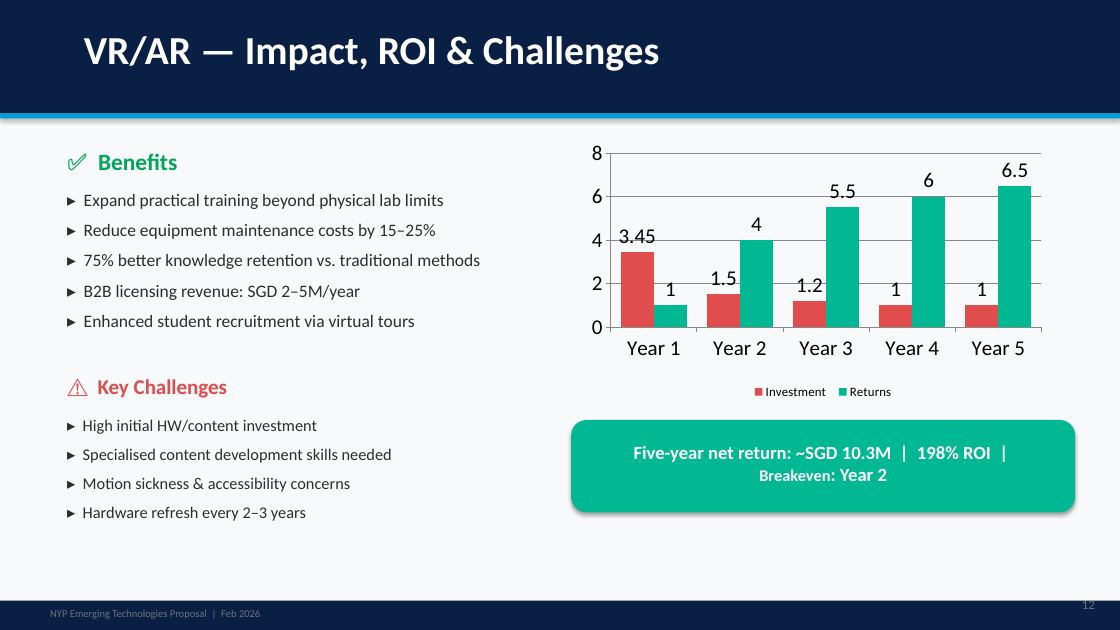
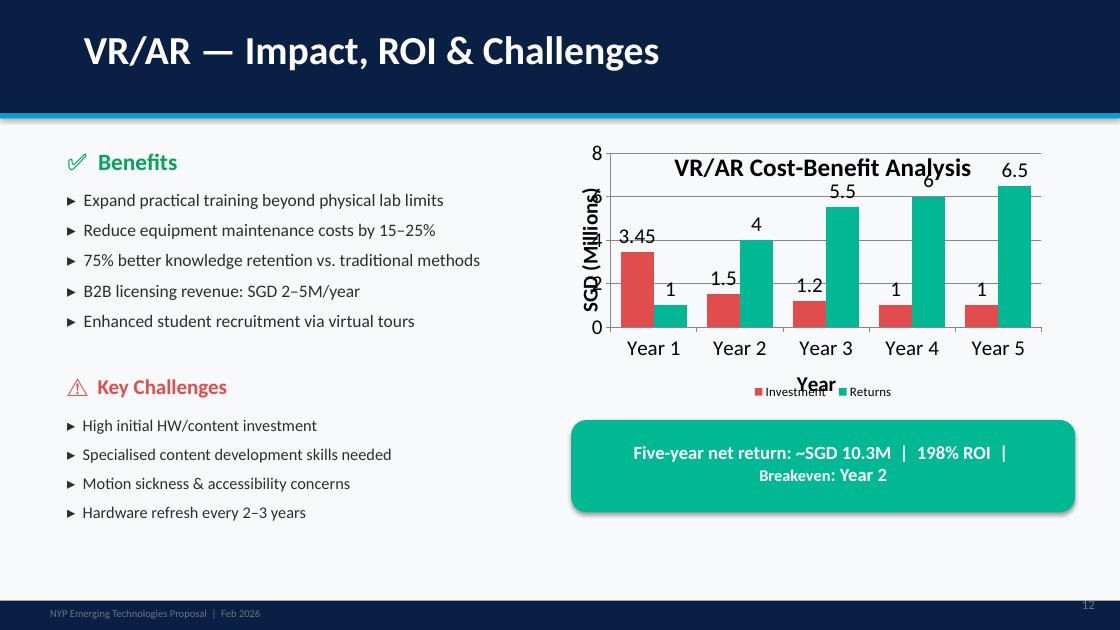
Before and after one commit to alanpaul1382-sketch/cc, a slide deck: slide 12 of Slides.pptx. Drawn at 1120x630 pixels with LibreOffice and Linux fonts; fonts in the diff are those of the drawing. Boxes give left, top, right and bottom in pixels: in the first picture for what was removed or moved away, otherwise in the second. Text is boxed around its words. In the diff, an @@ line names an element or a change of style, - is before the commit and + after.

```diff
--- a/Slides.pptx
+++ b/Slides.pptx
@@ column chart at (571,134,1075,403) @@
@@ title "VR/AR Cost-Benefit Analysis" added @@
@@ category axis title "" to "Year" @@
@@ value axis title "" to "SGD (Millions)" @@
```
Also in this commit, not shown: 4 other slides changed, 1 other file.
